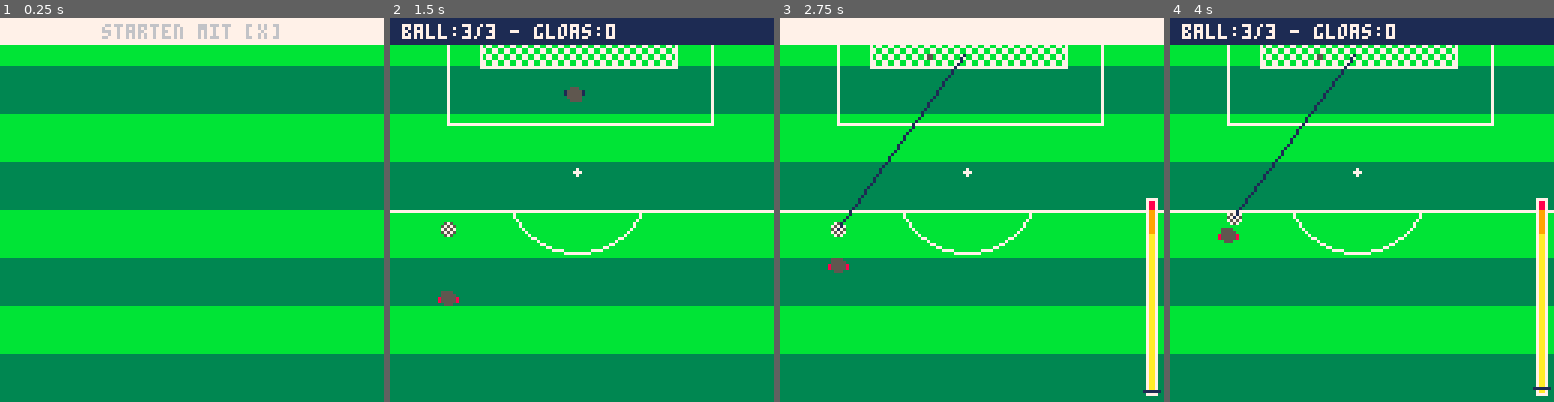
Above: before the commit, frames 1-4 (left to right).
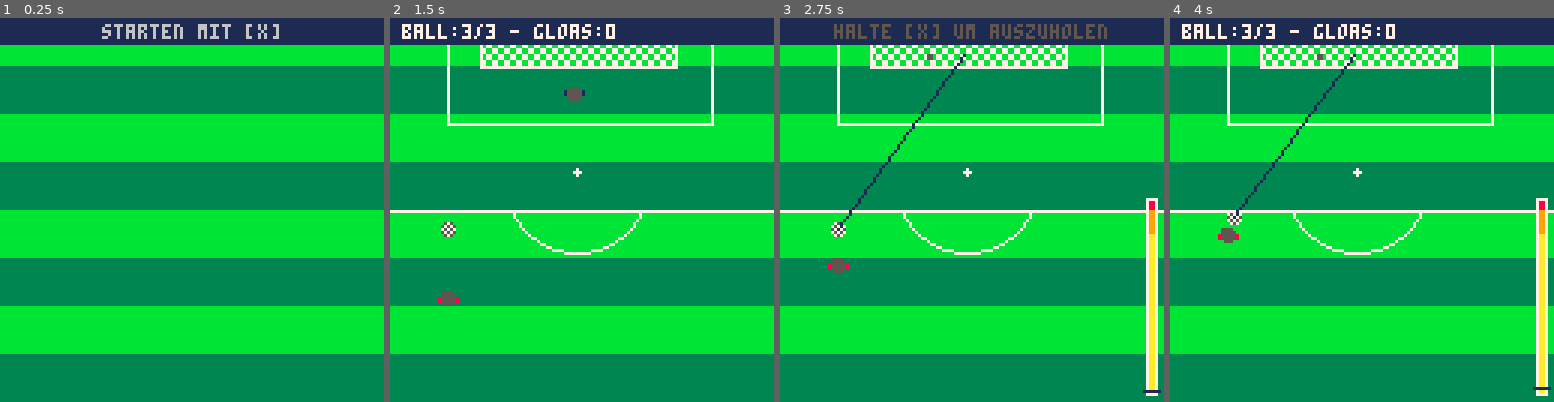
Above: after the commit, the same moments.

Repository: zothynine/torchance
Game: PICO-8 cartridge elfmeter.p8
The game is run twice, just before and just after one commit, with the same random seed, the same clock (stepped at 60 frames per second) and the same inputs.
Inputs:
- Up to frame 1 (0.25 s): no input
- Up to frame 2 (1.5 s): tap X (X key) at 0.33, 1.07 s
- Up to frame 3 (2.75 s): tap X (X key) at 1.85 s
- Up to frame 4 (4 s): tap X (X key) at 2.97 s

The runs differ from the first frame. In frame 1, 6.3% of the frame differs, in the area x 0-100%, y 0-8%; in frame 2, nothing differs; in frame 3, 7.0%; in frame 4, nothing differs.

Commit message:
Change hint colors and text

Diff:
--- a/elfmeter.p8
+++ b/elfmeter.p8
@@ -43,7 +43,7 @@
 function draw_hint(_txt,_doblink)
 	local _x = (128-(4*#_txt))/2
 	if (_doblink) blink_hint_txt()
-	rectfill(0,0,127,8,7)
+	rectfill(0,0,127,8,1)
 	print(_txt,_x,2,hint.txtcol)
 end
 
@@ -273,12 +273,12 @@
 	draw_score()
 
 	if not kicking.started then
-		draw_hint("halte [x] um zu starten",true)
+		draw_hint("halte [x] um auszuholen",true)
 	end
 
 	if kicking.started
 				and not kicking.ended then
-		draw_hint("lass [x] rechtzeitig los!",true)
+		draw_hint("lass los um zu kicken!",true)
 	end
 
 end
@@ -374,7 +374,7 @@
 	}
 
 	hint = {
-		colors = {7,6,5,5,6},
+		colors = {5,6,7,7,6},
 		colpos = 1,
 		txtcol = nil,
 		blinktimer = 0
